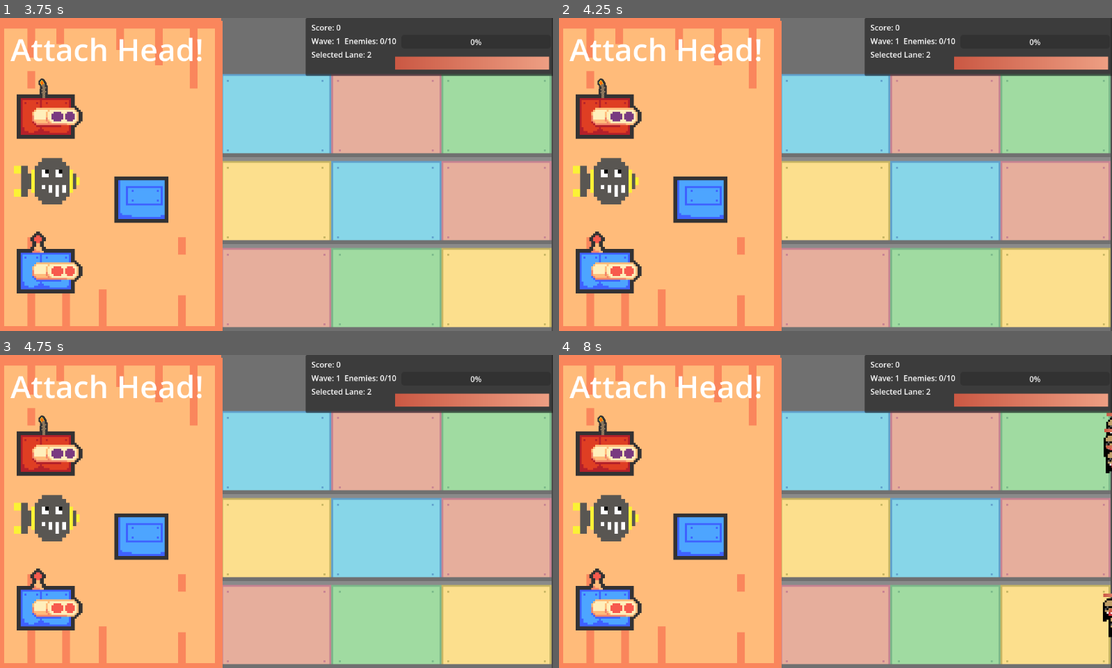
Above: before the commit, frames 1-4 (two rows, left to right).
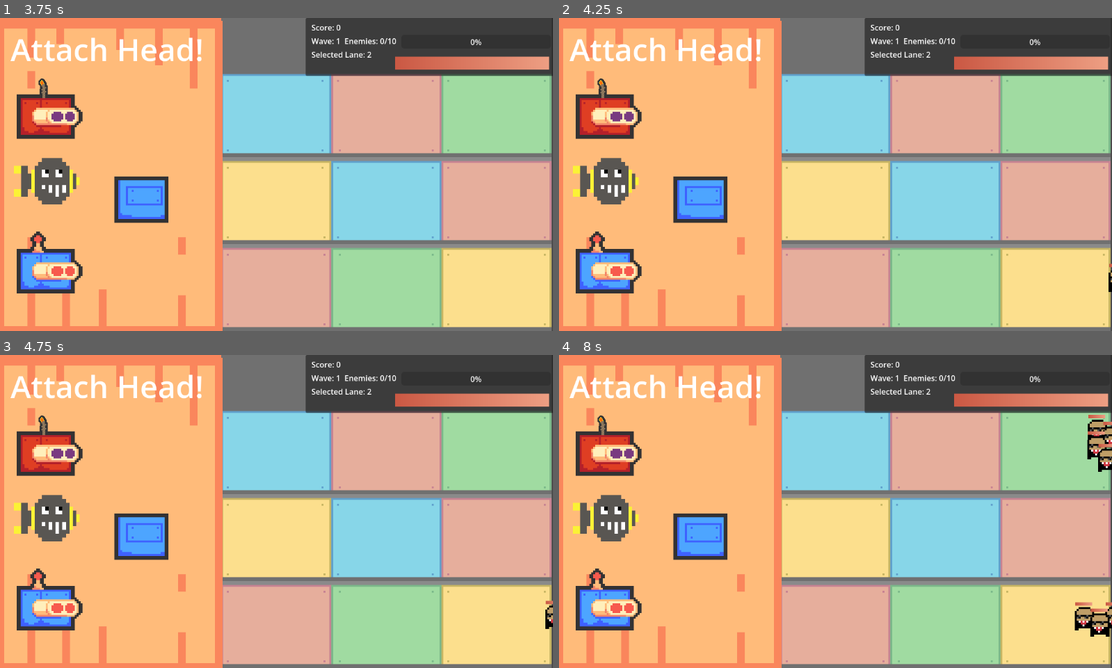
Above: after the commit, the same moments.

Repository: EctoCandy/Toy-Making-Game
Game: Godot game, scene res://Scenes/Lanes/lanes_proto_main.tscn
The game is run twice, just before and just after one commit, with the same random seed, the same clock (stepped at 60 frames per second) and the same inputs.
Inputs (mouse positions are in pixels of both pictures, inside the frame that each line leads up to):
- Up to frame 1 (3.75 s): tap Enter at 0.5, 2, 3.5 s; move the mouse to (398, 158) at 0.52 s; press the mouse at (398, 158) at 0.53 s; release the mouse at (398, 158) at 1.25 s; tap Space at 1.25, 2.75 s; drag from (165, 190) to (420, 115) at 1.27 s; move the mouse to (331, 105) at 2.02 s; tap 2 at 2.1 s; click (331, 105) at 2.17 s; drag from (248, 237) to (232, 115) at 2.77 s; move the mouse to (442, 221) at 3.52 s; press the mouse at (442, 221) at 3.53 s
- Up to frame 2 (4.25 s): no input
- Up to frame 3 (4.75 s): release the mouse at (442, 558) at 4.25 s; tap Space at 4.25 s; drag from (105, 464) to (547, 452) at 4.27 s
- Up to frame 4 (8 s): move the mouse to (863, 511) at 5.02 s; tap 2 at 5.1 s; click (863, 511) at 5.17 s; drag from (752, 433) to (791, 539) at 5.77 s; move the mouse to (957, 495) at 6.52 s; press the mouse at (957, 495) at 6.53 s; release the mouse at (957, 495) at 7.25 s; drag from (724, 527) to (1106, 539) at 7.27 s

Frame 1 is identical in both runs. In frame 2, less than 0.1% of the frame differs, in the area x 99-100%, y 78-88%; in frame 3, 0.1%; in frame 4, 1.3%, in the area x 93-100%, y 18-91%.

Commit message:
Bunch of bugfixes : Fixed frontline, increased wind up key max rotation speed (it kept going backwards everytime I turned which was very frustrating) and increased player health by a lot because I had reduced it for testing.... Oops

Diff:
--- a/Scenes/Lanes/lanes_proto_main.tscn
+++ b/Scenes/Lanes/lanes_proto_main.tscn
@@ -28,7 +28,6 @@
 
 [node name="Main" type="Node2D" unique_id=1786035646]
 script = ExtResource("1_ndud4")
-max_health = 100.0
 
 [node name="Background" type="Sprite2D" parent="." unique_id=6842814]
 position = Vector2(573, 324)
@@ -99,4 +98,26 @@
 offset_right = 765.0
 offset_bottom = 545.0
 
+[node name="Panel" type="Panel" parent="ScreenUI/GameOverScreen" unique_id=1608731307]
+layout_mode = 0
+offset_left = 741.0
+offset_top = 145.0
+offset_right = 1140.0
+offset_bottom = 317.0
+scale = Vector2(0.70575523, 0.70575523)
+
+[node name="Label" type="Label" parent="ScreenUI/GameOverScreen" unique_id=1106314670]
+custom_minimum_size = Vector2(250, 200)
+custom_maximum_size = Vector2(400, 150)
+layout_mode = 0
+offset_left = 739.0
+offset_top = 154.0
+offset_right = 1139.0
+offset_bottom = 304.0
+scale = Vector2(0.70575523, 0.70575523)
+theme_override_font_sizes/font_size = 32
+text = "Killing enemies and reaching the end of the lane increases score"
+horizontal_alignment = 1
+autowrap_mode = 2
+
 [connection signal="timeout" from="SpawnTimer" to="." method="_on_spawn_timer_timeout"]
--- a/Scenes/Lanes/unit_path_follow.tscn
+++ b/Scenes/Lanes/unit_path_follow.tscn
@@ -3,7 +3,7 @@
 [ext_resource type="Script" uid="uid://ct0ieme7ybwxk" path="res://Scripts/Lanes/unit_path_follow.gd" id="1_ox7ku"]
 
 [sub_resource type="RectangleShape2D" id="RectangleShape2D_ln6rh"]
-size = Vector2(159, 162)
+size = Vector2(129, 162)
 
 [node name="UnitPathFollow" type="PathFollow2D" unique_id=922385664]
 loop = false
@@ -21,5 +21,5 @@
 collision_mask = 0
 
 [node name="CollisionShape2D" type="CollisionShape2D" parent="FrontlineArea" unique_id=1773920955]
-position = Vector2(-58.5, 0)
+position = Vector2(-43.5, 0)
 shape = SubResource("RectangleShape2D_ln6rh")
--- a/Scripts/HandCrank/wind_up_key.gd
+++ b/Scripts/HandCrank/wind_up_key.gd
@@ -5,7 +5,7 @@
 
 signal cranked(distance: float)
 
-@export var max_rotation_speed_degrees: float = 1080.0
+@export var max_rotation_speed_degrees: float = 1150.0
 
 var following_mouse: bool = false
 var max_rotation_speed_rad: float = 0.0
@@ -98,7 +98,6 @@
 		return
 
 	var max_frame_rotation: float = max_rotation_speed_rad * delta
-
 	var frame_rotation: float = clampf(
 		get_angle_to(get_global_mouse_position()),
 		-max_frame_rotation,
--- a/Scripts/Lanes/basic_enemy.gd
+++ b/Scripts/Lanes/basic_enemy.gd
@@ -4,7 +4,6 @@
 
 func _ready() -> void:
 	super._ready()
-	print(health)
 
 
 
--- a/Scripts/Lanes/lane.gd
+++ b/Scripts/Lanes/lane.gd
@@ -60,6 +60,9 @@
 	if unit_data.has("guide_move_speed") and _has_property(path_follow, "move_speed"):
 		path_follow.set("move_speed", unit_data["guide_move_speed"])
 
+	if unit_data.has("encounter_mask") and _has_property(path_follow, "encounter_mask"):
+		path_follow.set("encounter_mask", unit_data["encounter_mask"])
+
 
 	## HEAD SPRITE
 	if unit_data["unit_type"] == "unit_1":
@@ -116,4 +119,5 @@
 func _on_player_end_lane_body_entered(body: Node2D) -> void:
 	print("player ended line")
 	var has_been_defeated = false
+	self.owner.add_score(body.health / 2)
 	body.death(has_been_defeated)
--- a/Scripts/Lanes/unit_path_follow.gd
+++ b/Scripts/Lanes/unit_path_follow.gd
@@ -7,9 +7,14 @@
 var is_stopped := false
 var has_reached_frontline := false
 var unit : RigidBody2D
+var encounter_mask : int
 
 @onready var guide: Node2D = $Guide
 @onready var frontline_area: Area2D = $FrontlineArea
+
+func _ready() -> void:
+	frontline_area.collision_mask = encounter_mask
+	print(encounter_mask)
 
 
 func _process(delta: float) -> void:
--- a/Scripts/Minigames/robot_builder.gd
+++ b/Scripts/Minigames/robot_builder.gd
@@ -50,6 +50,7 @@
 		"attack_speed": 0.05,
 		"move_speed": 1,
 		"guide_move_speed": 0.07,
+		"encounter_mask": 2,
 		"behavior": "speedy boi"
 	},
 	"Head2": {
@@ -60,6 +61,7 @@
 		"attack_speed": 0.5,
 		"move_speed": 0.4,
 		"guide_move_speed": 0.030,
+		"encounter_mask": 2,
 		"behavior": "balanced"
 	},
 	"Head3": {
@@ -70,6 +72,7 @@
 		"attack_speed": 2.5,
 		"move_speed": 0.2,
 		"guide_move_speed": 0.014,
+		"encounter_mask": 2,
 		"behavior": "tank"
 	}
 }
--- a/Scripts/main.gd
+++ b/Scripts/main.gd
@@ -71,9 +71,10 @@
 		"health": 60,
 		"damage": 20,
 		"attack_speed": 0.1,
-		"move_speed": 5,
-		"guide_move_speed": 0.01,
-		"behavior": "Weak little bastard :(",
+		"move_speed": 0.3,
+		"guide_move_speed": 0.025,
+		"encounter_mask": 1,
+		"behavior": "Weak little bastards >:(",
 	}
 
 func _ready() -> void:
